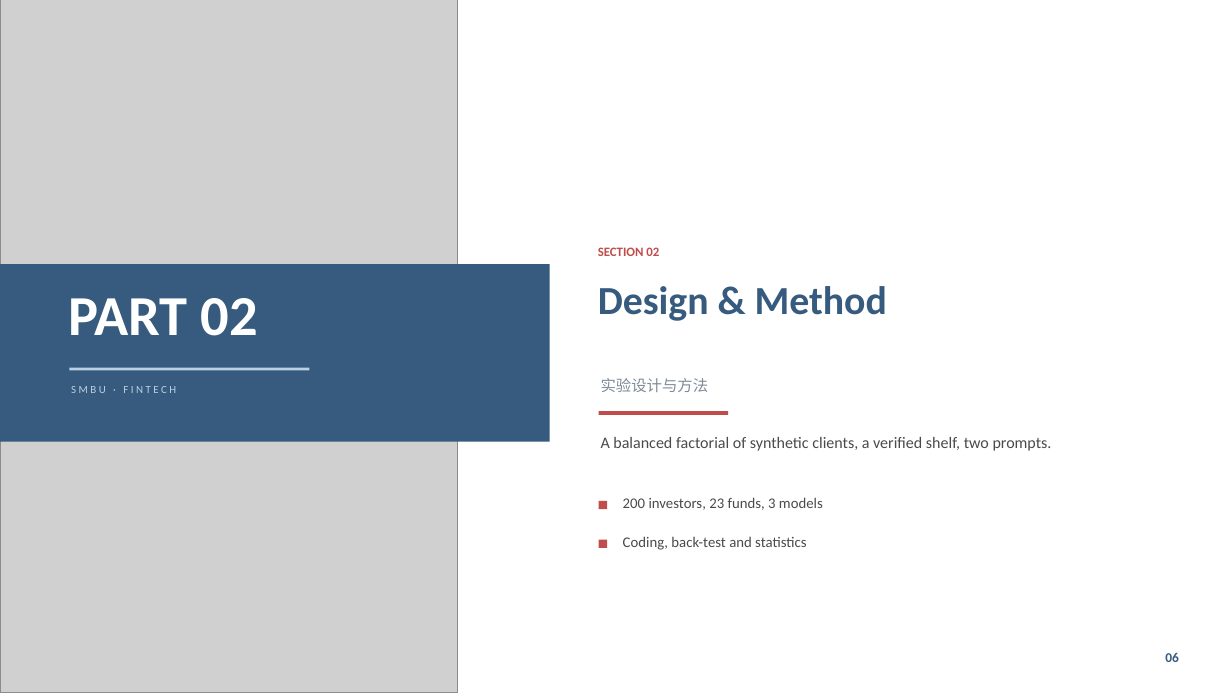
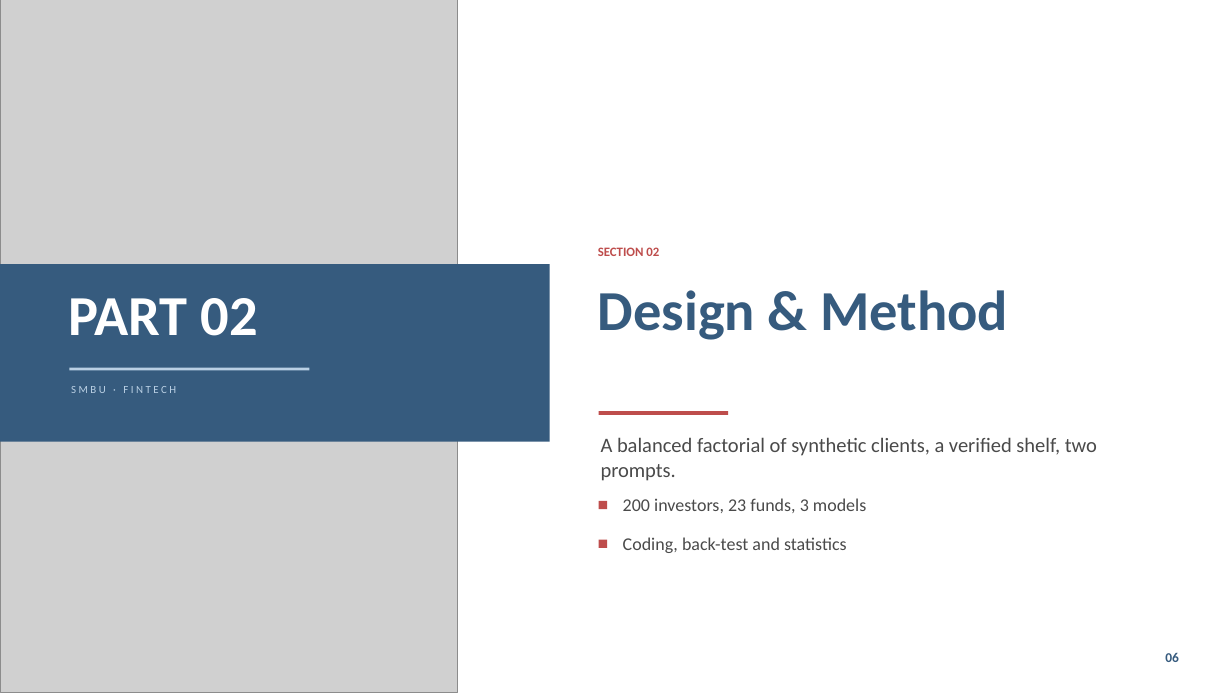
Before and after one commit to projectwork272005/AIauditingfinancial, a slide deck: slide 6 of presentation/presentation.pptx. Drawn at 1232x693 pixels with LibreOffice and Linux fonts; fonts in the diff are those of the drawing; grey boxes stand for pictures. Boxes give left, top, right and bottom in pixels: in the first picture for what was removed or moved away, otherwise in the second. Text is boxed around its words. In the diff, an @@ line names an element or a change of style, - is before the commit and + after.

```diff
--- a/presentation/presentation.pptx
+++ b/presentation/presentation.pptx
@@ text "Design & Method" at [598,290,1008,340]: size 31 to 44 pt @@
@@ text removed at [601,378,709,392] @@
-实验设计与方法
@@ text "A balanced factorial of synthetic ..." at [601,437,1097,481]: size 12.5 to 16 pt @@
@@ text "200 investors, 23 funds, 3 ..." at [623,498,866,513]: size 11.5 to 14 pt @@
@@ text "Coding, back-test and statistics" at [623,537,847,553]: size 11.5 to 14 pt @@
```
Also in this commit, not shown: 19 other slides changed, 2 other files.
